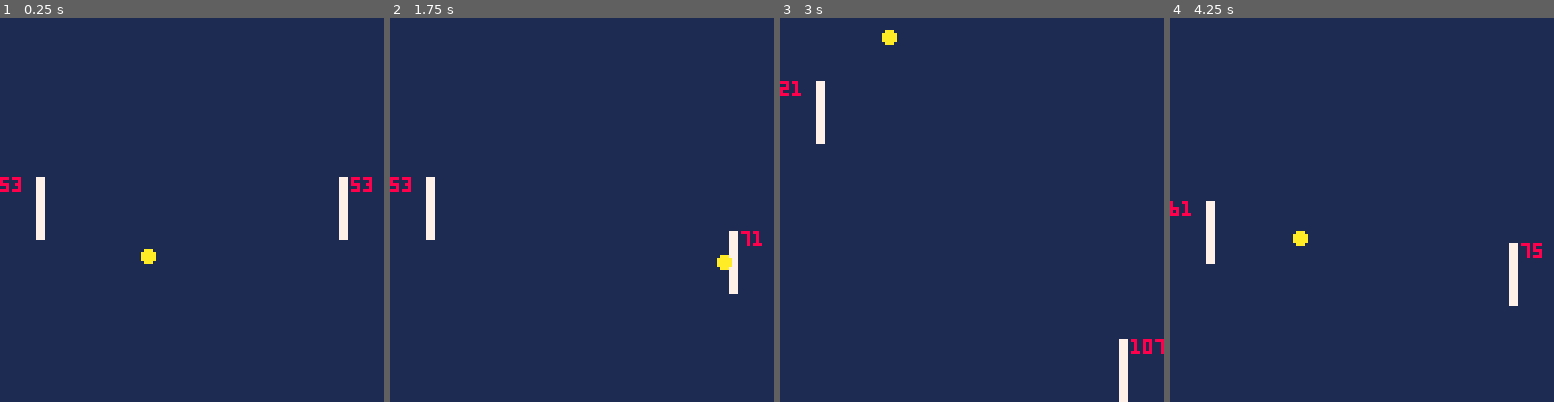
Above: before the commit, frames 1-4 (left to right).
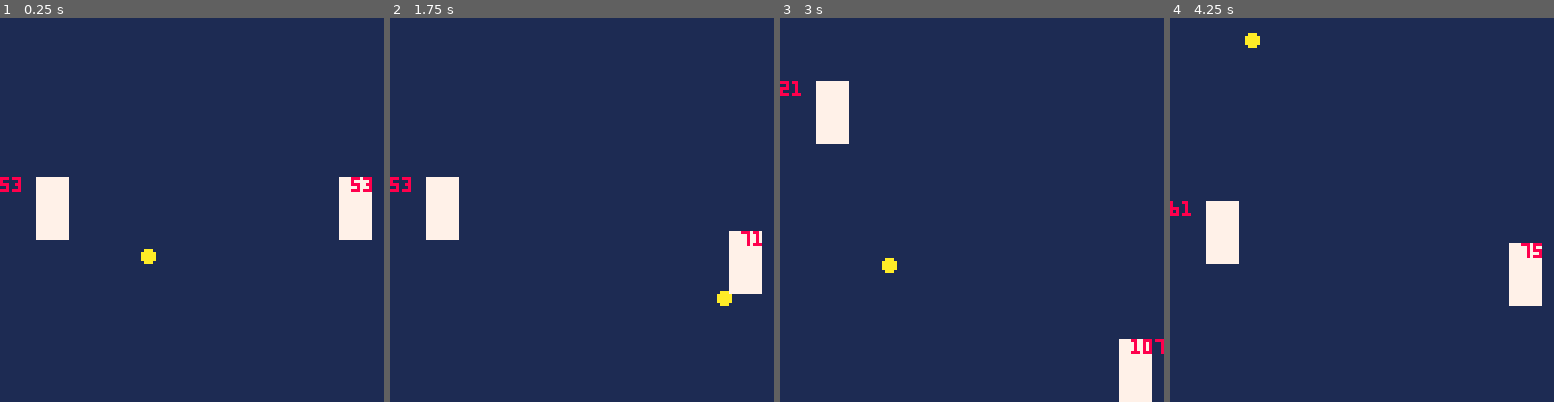
Above: after the commit, the same moments.

Repository: Kparker15/PicoPongTest
Game: PICO-8 cartridge pong.p8
The game is run twice, just before and just after one commit, with the same random seed, the same clock (stepped at 60 frames per second) and the same inputs.
Inputs:
- Up to frame 1 (0.25 s): no input
- Up to frame 2 (1.75 s): tap X (X key) at 0.33, 1.07 s; tap O (Z key) at 0.7, 1.7 s; hold Right from 1.6 s (still down)
- Up to frame 3 (3 s): tap X (X key) at 1.85, 2.97 s; release Right at 2.1 s; tap O (Z key) at 2.1, 2.5, 2.9 s; hold Up 2.15-2.42 s; hold Right from 2.47 s (still down)
- Up to frame 4 (4.25 s): release Right at 3.03 s; hold Left 3.08-3.58 s; tap O (Z key) at 3.3, 3.7, 4.1 s; hold Down 3.63-3.97 s; hold Right from 4.02 s (still down); tap X (X key) at 4.08 s

The runs differ from the first frame. In frame 1, 1.9% of the frame differs, in the area x 11-97%, y 41-58%; in frame 2, 2.2%, in the area x 11-97%, y 41-75%; in frame 3, 2.2%; in frame 4, 2.2%.

Commit message:
Add files via upload
implemented collision detection and collision - collision is buggy

Diff:
--- a/pong.p8
+++ b/pong.p8
@@ -10,6 +10,7 @@
 end
 
 function _draw()
+	cls(1)
 	scene.current:draw()
 end
 -->8
@@ -70,6 +71,7 @@
 
 	extend=function(_ENV,tbl)
 		tbl=class.extend(_ENV,tbl)
+		tbl.pool = {}
 		return tbl
 	end,
 
@@ -113,9 +115,8 @@
 
 paddle=entity:extend({
 	up,down,serve,
-	x=0,
 	y=53,
-	w=2,
+	w=10,
 	h=20,
 	dy=2,
 	col=7,
@@ -145,8 +146,6 @@
 ball=entity:extend({
 	x=33,
 	y=63,
-	h=4,
-	w=4,
 	dx=1,
 	dy=1,
 	rad=2,
@@ -185,7 +184,30 @@
 	end,
 
 	dflx=function(_ENV,other)
-
+		sfx(0)
+		  local slp = dy / dx
+    local cx, cy
+    if dx == 0 then
+        return false
+    elseif dy == 0 then
+        return true
+    elseif slp > 0 and dx > 0 then
+        cx = other.x - x
+        cy = other.y - y
+        return cx > 0 and cy/cx < slp
+    elseif slp < 0 and dx > 0 then
+        cx = other.x - x
+        cy = other.y + other.h - y
+        return cx > 0 and cy/cx >= slp
+    elseif slp > 0 and dx < 0 then
+        cx = other.x + other.w - x
+        cy = other.y + other.h - y
+        return cx < 0 and cy/cx <= slp
+    else
+        cx = other.x + other.w - x
+        cy = other.y - y
+        return cx < 0 and cy/cx >= slp
+    end
 	end,
 
 })
@@ -229,12 +251,42 @@
 	update=function(_ENV)
 		entity:each("update")
 		ball:each("detect",p1,function(obj)
-			sfx(0)
+			if obj:dflx(p1) then
+				obj.dx=-obj.dx
+				if obj.x < p1.x+p1.w/2 then
+					obj.x=p1.x-obj.rad
+				else
+					obj.x=p1.x+p1.w+obj.rad
+				end
+			else
+				obj.dy=-obj.dy
+				if obj.y < p1.y+p1.h/2 then
+					obj.y=p1.y-obj.rad
+				else
+					obj.y=p1.y+p1.h+obj.rad
+				end
+		 end
 		end)
+		ball:each("detect",p2,function(obj)
+			if obj:dflx(p2) then
+				obj.dx=-obj.dx
+				if obj.x < p2.x+p1.w/2 then
+					obj.x=p2.x-obj.rad
+				else
+					obj.x=p2.x+p2.w+obj.rad
+				end
+			else
+				obj.dy=-obj.dy
+				if obj.y < p2.y+p2.h/2 then
+					obj.y=p2.y-obj.rad
+				else
+					obj.y=p2.y+p2.h+obj.rad
+			 end
+			end
+		end)
 	end,
 
 	draw=function(_ENV)
-		cls(1)
 		entity:each("draw")
 		print(tostr(p1.y),p1.x-12,p1.y,8)
 		print(tostr(p2.y),p2.x+4,p2.y,8)
